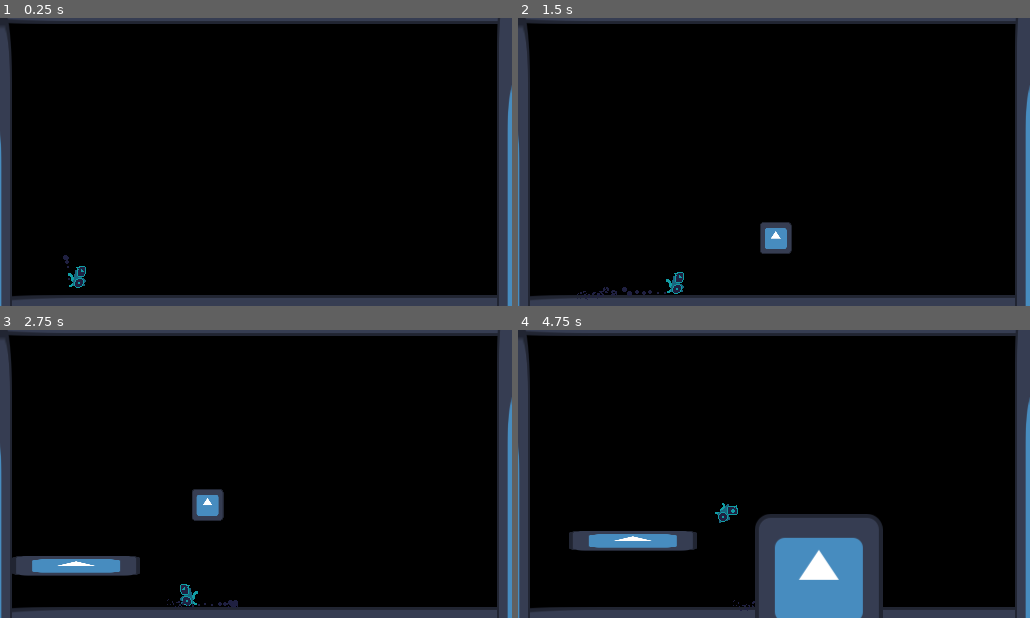
Above: before the commit, frames 1-4 (two rows, left to right).
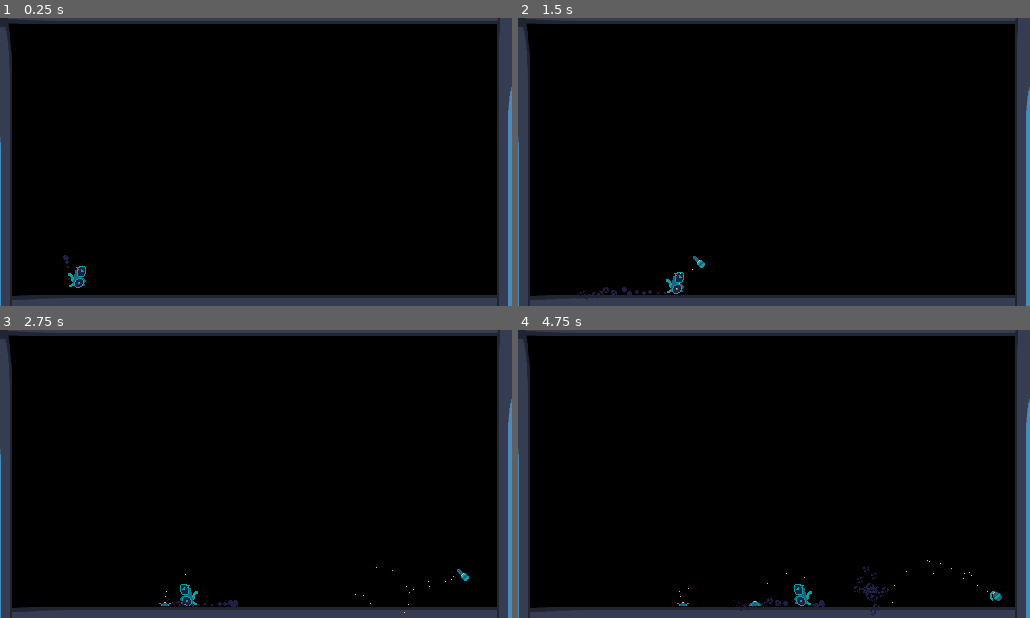
Above: after the commit, the same moments.

Repository: eldskald/acerola-jam-0
Game: Godot game, scene res://main.tscn
The game is run twice, just before and just after one commit, with the same random seed, the same clock (stepped at 60 frames per second) and the same inputs. The engine's default icon, where the game draws it, is replaced by a stand-in: a white triangle on a blue panel in a dark square.
Inputs:
- Up to frame 1 (0.25 s): no input
- Up to frame 2 (1.5 s): hold S (look_down) 0.53-1.28 s; hold D (move_right) from 0.53 s (still down); tap K (throw_grenade) at 1.35 s
- Up to frame 3 (2.75 s): release D (move_right) at 2.03 s; hold A (move_left) from 2.03 s (still down); tap J (throw_mine) at 2.1 s
- Up to frame 4 (4.75 s): release A (move_left) at 2.78 s; hold D (move_right) 2.78-4.28 s; tap S (look_down) at 2.85 s; tap K (throw_grenade) at 3.6 s; hold A (move_left) from 4.28 s (still down); tap J (throw_mine) at 4.35 s

The runs differ from the first frame. In frame 1, 0.2% of the frame differs, in the area x 0-100%, y 7-100%; in frame 2, 1.0%; in frame 3, 2.7%; in frame 4, 11%.

Commit message:
Add bomb animations and restructure texture files

Diff:
--- a/project/explosion/explosion.gd
+++ b/project/explosion/explosion.gd
@@ -1,9 +1,11 @@
 class_name Explosion
 extends Area2D
 
+@onready var _anim: AnimationPlayer = $AnimationPlayer
+
 
 func _ready() -> void:
-	$AnimationPlayer.play("explosion")
+	_anim.play("explosion")
 
 
 func _on_body_entered(body) -> void:
--- a/project/explosion/explosion.tscn
+++ b/project/explosion/explosion.tscn
@@ -1,14 +1,42 @@
-[gd_scene load_steps=6 format=3 uid="uid://c0a5he5ikosgq"]
+[gd_scene load_steps=13 format=3 uid="uid://c0a5he5ikosgq"]
 
 [ext_resource type="Script" path="res://explosion/explosion.gd" id="1_7xp12"]
-[ext_resource type="Texture2D" uid="uid://butk1xus5wkfw" path="res://icon.svg" id="2_vs1sn"]
+[ext_resource type="Texture2D" uid="uid://p0yylvbigjgi" path="res://assets/textures/smoke-particles-1.png" id="2_xpert"]
+[ext_resource type="Texture2D" uid="uid://dm68m6oo7tto2" path="res://assets/textures/smoke-particles-2.png" id="3_umepc"]
+[ext_resource type="Texture2D" uid="uid://crfhnoirau7k5" path="res://assets/textures/smoke-particles-3.png" id="4_xsfa0"]
+[ext_resource type="Texture2D" uid="uid://oea8q6f3pyrg" path="res://assets/textures/explosion.png" id="5_gtlo5"]
+
+[sub_resource type="CanvasItemMaterial" id="CanvasItemMaterial_s3g2u"]
+particles_animation = true
+particles_anim_h_frames = 1
+particles_anim_v_frames = 6
+particles_anim_loop = false
+
+[sub_resource type="Curve" id="Curve_tc1at"]
+_data = [Vector2(0, 0.505494), 0.0, 0.494506, 0, 1, Vector2(1, 1), 0.494506, 0.0, 1, 0]
+point_count = 2
+
+[sub_resource type="CurveTexture" id="CurveTexture_nyok1"]
+curve = SubResource("Curve_tc1at")
+
+[sub_resource type="ParticleProcessMaterial" id="ParticleProcessMaterial_a1adj"]
+particle_flag_disable_z = true
+emission_shape = 1
+emission_sphere_radius = 24.0
+direction = Vector3(0, -1, 0)
+spread = 0.0
+initial_velocity_min = 10.0
+initial_velocity_max = 10.0
+gravity = Vector3(0, 0, 0)
+anim_offset_curve = SubResource("CurveTexture_nyok1")
+turbulence_noise_speed = Vector3(1, 0, 0)
 
 [sub_resource type="CircleShape2D" id="CircleShape2D_gnj44"]
-radius = 64.0
+radius = 24.0
 
 [sub_resource type="Animation" id="Animation_swqka"]
 resource_name = "explosion"
-length = 0.4
+length = 3.0
 step = 0.05
 tracks/0/type = "method"
 tracks/0/imported = false
@@ -17,7 +45,7 @@
 tracks/0/interp = 1
 tracks/0/loop_wrap = true
 tracks/0/keys = {
-"times": PackedFloat32Array(0.4),
+"times": PackedFloat32Array(3),
 "transitions": PackedFloat32Array(1),
 "values": [{
 "args": [],
@@ -31,10 +59,70 @@
 tracks/1/interp = 1
 tracks/1/loop_wrap = true
 tracks/1/keys = {
-"times": PackedFloat32Array(0, 0.2),
+"times": PackedFloat32Array(0, 0.3),
 "transitions": PackedFloat32Array(1, 1),
 "update": 1,
 "values": [true, false]
+}
+tracks/2/type = "value"
+tracks/2/imported = false
+tracks/2/enabled = true
+tracks/2/path = NodePath("Sprite2D:frame")
+tracks/2/interp = 1
+tracks/2/loop_wrap = true
+tracks/2/keys = {
+"times": PackedFloat32Array(0, 0.05, 0.1),
+"transitions": PackedFloat32Array(1, 1, 1),
+"update": 1,
+"values": [0, 1, 2]
+}
+tracks/3/type = "value"
+tracks/3/imported = false
+tracks/3/enabled = true
+tracks/3/path = NodePath("Sprite2D:visible")
+tracks/3/interp = 1
+tracks/3/loop_wrap = true
+tracks/3/keys = {
+"times": PackedFloat32Array(0, 0.3),
+"transitions": PackedFloat32Array(1, 1),
+"update": 1,
+"values": [true, false]
+}
+tracks/4/type = "value"
+tracks/4/imported = false
+tracks/4/enabled = true
+tracks/4/path = NodePath("Particles1:emitting")
+tracks/4/interp = 1
+tracks/4/loop_wrap = true
+tracks/4/keys = {
+"times": PackedFloat32Array(0.05),
+"transitions": PackedFloat32Array(1),
+"update": 1,
+"values": [true]
+}
+tracks/5/type = "value"
+tracks/5/imported = false
+tracks/5/enabled = true
+tracks/5/path = NodePath("Particles2:emitting")
+tracks/5/interp = 1
+tracks/5/loop_wrap = true
+tracks/5/keys = {
+"times": PackedFloat32Array(0.05),
+"transitions": PackedFloat32Array(1),
+"update": 1,
+"values": [true]
+}
+tracks/6/type = "value"
+tracks/6/imported = false
+tracks/6/enabled = true
+tracks/6/path = NodePath("Particles3:emitting")
+tracks/6/interp = 1
+tracks/6/loop_wrap = true
+tracks/6/keys = {
+"times": PackedFloat32Array(0.1),
+"transitions": PackedFloat32Array(1),
+"update": 1,
+"values": [true]
 }
 
 [sub_resource type="AnimationLibrary" id="AnimationLibrary_tfuvf"]
@@ -45,11 +133,50 @@
 [node name="Explosion" type="Area2D"]
 collision_layer = 0
 collision_mask = 5
-monitoring = false
 script = ExtResource("1_7xp12")
 
+[node name="Particles1" type="GPUParticles2D" parent="."]
+modulate = Color(0.121569, 0.12549, 0.254902, 1)
+material = SubResource("CanvasItemMaterial_s3g2u")
+emitting = false
+amount = 6
+process_material = SubResource("ParticleProcessMaterial_a1adj")
+texture = ExtResource("2_xpert")
+lifetime = 2.0
+one_shot = true
+explosiveness = 0.8
+randomness = 1.0
+fixed_fps = 60
+
+[node name="Particles2" type="GPUParticles2D" parent="."]
+modulate = Color(0.121569, 0.12549, 0.254902, 1)
+material = SubResource("CanvasItemMaterial_s3g2u")
+emitting = false
+amount = 6
+process_material = SubResource("ParticleProcessMaterial_a1adj")
+texture = ExtResource("3_umepc")
+lifetime = 2.0
+one_shot = true
+explosiveness = 0.8
+randomness = 1.0
+fixed_fps = 60
+
+[node name="Particles3" type="GPUParticles2D" parent="."]
+modulate = Color(0.121569, 0.12549, 0.254902, 1)
+material = SubResource("CanvasItemMaterial_s3g2u")
+emitting = false
+amount = 6
+process_material = SubResource("ParticleProcessMaterial_a1adj")
+texture = ExtResource("4_xsfa0")
+lifetime = 2.0
+one_shot = true
+explosiveness = 0.8
+randomness = 1.0
+fixed_fps = 60
+
 [node name="Sprite2D" type="Sprite2D" parent="."]
-texture = ExtResource("2_vs1sn")
+texture = ExtResource("5_gtlo5")
+vframes = 3
 
 [node name="CollisionShape2D" type="CollisionShape2D" parent="."]
 shape = SubResource("CircleShape2D_gnj44")
--- a/project/explosives/grenade/grenade.gd
+++ b/project/explosives/grenade/grenade.gd
@@ -3,11 +3,24 @@
 @export var gravity: float
 @export var max_bounces: int
 
-@onready var _area := $Area2D
+@onready var _area: Area2D = $Area2D
+@onready var _sprite: Sprite2D = $Sprite2D
+@onready var _anim: AnimationPlayer = $AnimationPlayer
 
 var _bounces: int = 0
 
+
+func _ready():
+	_sprite.frame = randi() % 4
+	_anim.play("roll")
+
 func _physics_process(delta: float) -> void:
+	if abs(velocity.x) <= 0.1:
+		_sprite.flip_h = false
+		_anim.speed_scale = 1.0
+	else:
+		_sprite.flip_h = sign(velocity.x) < 0.0
+		_anim.speed_scale = sign(velocity.x)
 
 	# Move
 	var old_velocity := velocity
--- a/project/explosives/grenade/grenade.tscn
+++ b/project/explosives/grenade/grenade.tscn
@@ -1,10 +1,39 @@
-[gd_scene load_steps=4 format=3 uid="uid://dbmtuy048l7f3"]
+[gd_scene load_steps=7 format=3 uid="uid://dbmtuy048l7f3"]
 
 [ext_resource type="Script" path="res://explosives/grenade/grenade.gd" id="1_5w6nv"]
-[ext_resource type="Texture2D" uid="uid://butk1xus5wkfw" path="res://icon.svg" id="1_s13wk"]
+[ext_resource type="Texture2D" uid="uid://bsmu8g8yynpfe" path="res://assets/textures/explosive-1.png" id="2_qwou0"]
+
+[sub_resource type="ParticleProcessMaterial" id="ParticleProcessMaterial_dqdw6"]
+particle_flag_disable_z = true
+spread = 180.0
+initial_velocity_min = 50.0
+initial_velocity_max = 50.0
+gravity = Vector3(0, 100, 0)
 
 [sub_resource type="RectangleShape2D" id="RectangleShape2D_cgl3k"]
-size = Vector2(32, 32)
+size = Vector2(12, 12)
+
+[sub_resource type="Animation" id="Animation_rquq8"]
+resource_name = "roll"
+length = 0.4
+loop_mode = 1
+tracks/0/type = "value"
+tracks/0/imported = false
+tracks/0/enabled = true
+tracks/0/path = NodePath("Sprite2D:rotation")
+tracks/0/interp = 1
+tracks/0/loop_wrap = true
+tracks/0/keys = {
+"times": PackedFloat32Array(0, 0.1, 0.2, 0.3),
+"transitions": PackedFloat32Array(1, 1, 1, 1),
+"update": 1,
+"values": [0.0, 1.5708, 3.14159, 4.71239]
+}
+
+[sub_resource type="AnimationLibrary" id="AnimationLibrary_wq0up"]
+_data = {
+"roll": SubResource("Animation_rquq8")
+}
 
 [node name="Grenade" type="CharacterBody2D"]
 collision_layer = 4
@@ -15,8 +44,18 @@
 
 [node name="Sprite2D" type="Sprite2D" parent="."]
 position = Vector2(0, 2.38419e-07)
-scale = Vector2(0.25, 0.25)
-texture = ExtResource("1_s13wk")
+texture = ExtResource("2_qwou0")
+hframes = 2
+vframes = 2
+
+[node name="GPUParticles2D" type="GPUParticles2D" parent="Sprite2D"]
+modulate = Color(1, 0.784314, 0.341176, 1)
+show_behind_parent = true
+position = Vector2(0, -9.53676e-07)
+amount = 16
+process_material = SubResource("ParticleProcessMaterial_dqdw6")
+lifetime = 0.5
+fixed_fps = 60
 
 [node name="CollisionShape2D" type="CollisionShape2D" parent="."]
 shape = SubResource("RectangleShape2D_cgl3k")
@@ -27,3 +66,8 @@
 
 [node name="CollisionShape2D" type="CollisionShape2D" parent="Area2D"]
 shape = SubResource("RectangleShape2D_cgl3k")
+
+[node name="AnimationPlayer" type="AnimationPlayer" parent="."]
+libraries = {
+"": SubResource("AnimationLibrary_wq0up")
+}
--- a/project/explosives/mine/mine.gd
+++ b/project/explosives/mine/mine.gd
@@ -7,6 +7,11 @@
 @export var detection_threshold: float
 
 @onready var _area: Area2D = $Area2D
+@onready var _sprite: Sprite2D = $Sprite2D
+
+
+func _ready() -> void:
+	_sprite.frame = randi() % 4
 
 
 func _physics_process(delta: float) -> void:
--- a/project/explosives/mine/mine.tscn
+++ b/project/explosives/mine/mine.tscn
@@ -1,22 +1,40 @@
-[gd_scene load_steps=4 format=3 uid="uid://bx8upr0j8d6h3"]
+[gd_scene load_steps=5 format=3 uid="uid://bx8upr0j8d6h3"]
 
-[ext_resource type="Texture2D" uid="uid://butk1xus5wkfw" path="res://icon.svg" id="1_06uct"]
 [ext_resource type="Script" path="res://explosives/mine/mine.gd" id="1_iklju"]
+[ext_resource type="Texture2D" uid="uid://bjq0l828phard" path="res://assets/textures/explosive-2.png" id="2_py0x5"]
+
+[sub_resource type="ParticleProcessMaterial" id="ParticleProcessMaterial_t8gqp"]
+particle_flag_disable_z = true
+direction = Vector3(0, -1, 0)
+spread = 30.0
+initial_velocity_min = 50.0
+initial_velocity_max = 50.0
+gravity = Vector3(0, 50, 0)
 
 [sub_resource type="RectangleShape2D" id="RectangleShape2D_g65f1"]
-size = Vector2(128, 20)
+size = Vector2(12, 4)
 
 [node name="Mine" type="CharacterBody2D"]
 collision_layer = 4
 collision_mask = 2
 script = ExtResource("1_iklju")
 gravity = 800.0
-detection_threshold = 16.0
+detection_threshold = 2.0
 
 [node name="Sprite2D" type="Sprite2D" parent="."]
-position = Vector2(0, -1.90735e-06)
-scale = Vector2(1, 0.15625)
-texture = ExtResource("1_06uct")
+position = Vector2(0, -6)
+texture = ExtResource("2_py0x5")
+hframes = 2
+vframes = 2
+
+[node name="GPUParticles2D" type="GPUParticles2D" parent="Sprite2D"]
+modulate = Color(1, 0.784314, 0.341176, 1)
+show_behind_parent = true
+position = Vector2(0, 4)
+amount = 4
+process_material = SubResource("ParticleProcessMaterial_t8gqp")
+lifetime = 0.5
+fixed_fps = 60
 
 [node name="CollisionShape2D" type="CollisionShape2D" parent="."]
 shape = SubResource("RectangleShape2D_g65f1")
--- a/project/player/player.tscn
+++ b/project/player/player.tscn
@@ -1,19 +1,15 @@
-[gd_scene load_steps=20 format=3 uid="uid://hlnkxvygwtqj"]
+[gd_scene load_steps=19 format=3 uid="uid://hlnkxvygwtqj"]
 
 [ext_resource type="Script" path="res://player/player.gd" id="1_c02i2"]
 [ext_resource type="PackedScene" uid="uid://bx8upr0j8d6h3" path="res://explosives/mine/mine.tscn" id="2_6hytv"]
 [ext_resource type="PackedScene" uid="uid://dbmtuy048l7f3" path="res://explosives/grenade/grenade.tscn" id="3_03kvf"]
 [ext_resource type="Texture2D" uid="uid://p0yylvbigjgi" path="res://assets/textures/smoke-particles-1.png" id="4_8ld1v"]
-[ext_resource type="Texture2D" uid="uid://bnhsmrcvqcet4" path="res://assets/textures/spritesheet.png" id="4_g5llr"]
+[ext_resource type="Texture2D" uid="uid://dypi6vwkf5v3b" path="res://assets/textures/player.png" id="4_uosth"]
 [ext_resource type="Script" path="res://player/player-sprite.gd" id="4_wceq6"]
 [ext_resource type="Material" uid="uid://bbdfb3kw3cp63" path="res://player/top-particles.tres" id="6_bcnbf"]
 [ext_resource type="Texture2D" uid="uid://dm68m6oo7tto2" path="res://assets/textures/smoke-particles-2.png" id="6_pxc5g"]
 [ext_resource type="Texture2D" uid="uid://crfhnoirau7k5" path="res://assets/textures/smoke-particles-3.png" id="7_pko4e"]
 [ext_resource type="Material" uid="uid://c6ficavtluadt" path="res://player/bot-particles.tres" id="10_vv2pp"]
-
-[sub_resource type="AtlasTexture" id="AtlasTexture_p7106"]
-atlas = ExtResource("4_g5llr")
-region = Rect2(160, 0, 96, 72)
 
 [sub_resource type="CanvasItemMaterial" id="CanvasItemMaterial_l2r6x"]
 particles_animation = true
@@ -269,24 +265,24 @@
 air_friction = 400.0
 gravity = 800.0
 fall_speed = 300.0
-vertical_launch = Vector2(0, -900)
-forward_launch = Vector2(600, -600)
-launch_pos_x_treshold = 60.0
-launch_pos_y_treshold = 44.0
+vertical_launch = Vector2(0, -400)
+forward_launch = Vector2(300, -300)
+launch_pos_x_treshold = 8.0
+launch_pos_y_treshold = 8.0
 explosion_immunity_time = 0.5
 mine_scene = ExtResource("2_6hytv")
 grenade_scene = ExtResource("3_03kvf")
 bomb_throw_cooldown = 0.5
-launch_offset = Vector2(64, 0)
-mine_throw_speed = Vector2(300, -300)
-grenade_throw_speed_forward = Vector2(400, -400)
-grenade_throw_speed_down = Vector2(0, 400)
+launch_offset = Vector2(8, 0)
+mine_throw_speed = Vector2(120, -120)
+grenade_throw_speed_forward = Vector2(225, -225)
+grenade_throw_speed_down = Vector2(0, 225)
 
 [node name="PlayerSprite" type="Sprite2D" parent="."]
-texture_filter = 1
-texture = SubResource("AtlasTexture_p7106")
+texture = ExtResource("4_uosth")
 hframes = 4
 vframes = 3
+region_rect = Rect2(160, 0, 96, 72)
 script = ExtResource("4_wceq6")
 
 [node name="TopParticles" type="Node2D" parent="PlayerSprite"]
@@ -371,7 +367,6 @@
 }
 
 [node name="CollisionShape2D" type="CollisionShape2D" parent="."]
-visible = false
 position = Vector2(0, 1)
 shape = SubResource("RectangleShape2D_5jpgk")
 
--- a/project/project.godot
+++ b/project/project.godot
@@ -74,4 +74,5 @@
 
 [rendering]
 
+textures/canvas_textures/default_texture_filter=0
 environment/defaults/default_clear_color=Color(0, 0, 0, 1)
Binary file added: project/assets/textures/enemies.png
Not shown, added: project/assets/textures/enemies.png.import
Binary file added: project/assets/textures/explosion.png
Not shown, added: project/assets/textures/explosion.png.import
Binary file added: project/assets/textures/explosive-1.png
Not shown, added: project/assets/textures/explosive-1.png.import
Binary file added: project/assets/textures/explosive-2.png
Not shown, changed: project/assets/textures/explosive-2.png.import
Binary file added: project/assets/textures/objectives.png
Not shown, added: project/assets/textures/objectives.png.import
Binary file added: project/assets/textures/player.png
Not shown, added: project/assets/textures/player.png.import
(and 3 more such lines)
